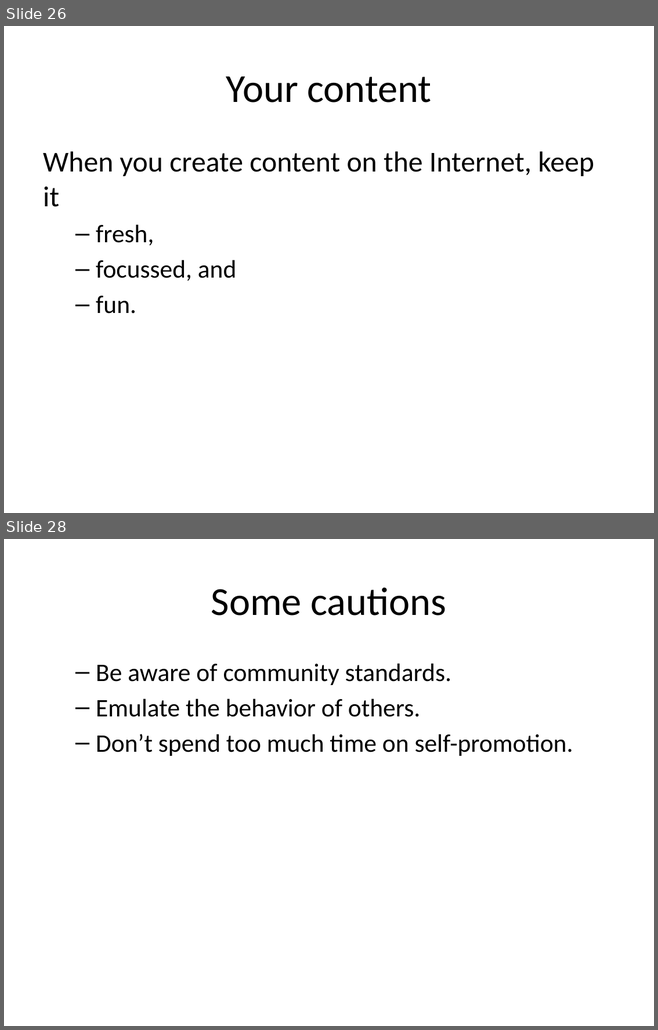
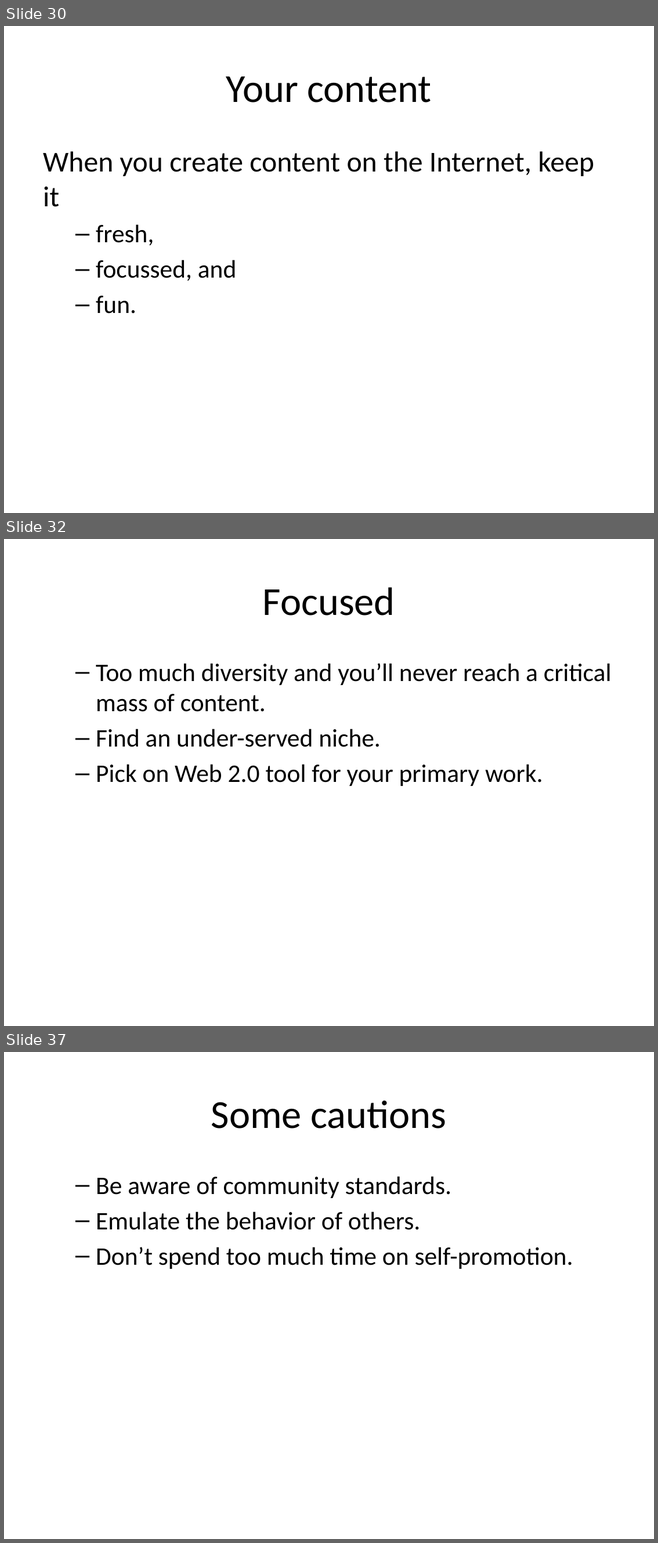
Before and after one commit to pmean/finding-customers, a slide deck: finding-customers.pptx. Shown one above the other, each under a label of ours: slides 26 and 28 before the commit, slides 30, 32 and 37 after it; the slides between them are not shown. The pictures are 658x1030 and 658x1543 pixels, drawn with LibreOffice and Linux fonts; fonts in the diff are those of the drawing. Boxes give left, top, right and bottom in pixels: in the first picture for what was removed or moved away, otherwise in the second. Text is boxed around its words. In the diff, an @@ line names an element or a change of style, - is before the commit and + after.

```diff
--- a/finding-customers.pptx
+++ b/finding-customers.pptx
@@ slide 32 added at [4,539,654,1026], background #FFFFFF @@
@@ title added at [263,587,395,616], 44 pt, text #000000 @@
+Focused
@@ text added at [96,663,611,786], 28 pt, text #000000 @@
+  – Too much diversity and you’ll never reach a critical mass of content.
+  – Find an under-served niche.
+  – Pick on Web 2.0 tool for your primary work.
@@ what was slide 26 is now slide 30 @@
@@ what was slide 28 is now slide 37 @@
```
Also in this commit, not shown: 6 slides changed, 9 other slides added, 1 slide removed, 3 other files.
